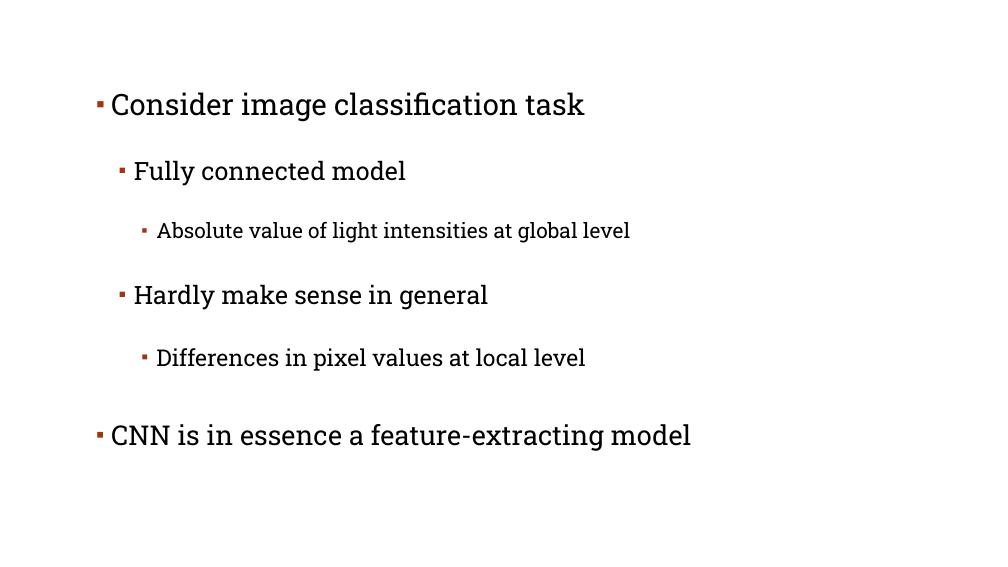
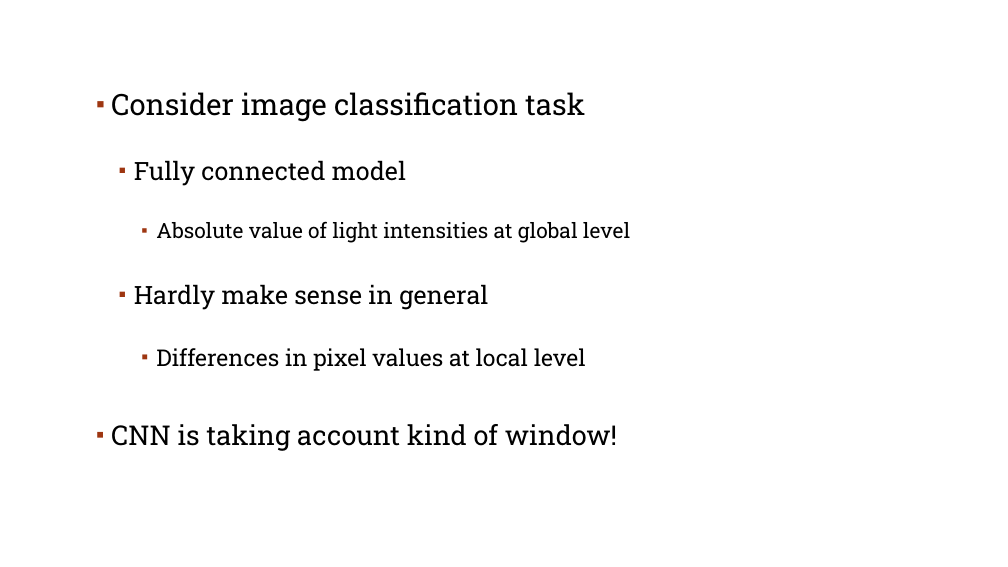
Before and after one commit to YeabinMoonEcon/BUS211, a slide deck: slide 4 of Summer2023/BUS243/lecture_note/lecture8.pptx. Drawn at 1008x567 pixels with LibreOffice and Linux fonts; fonts in the diff are those of the drawing; background and template pictures are left out. Boxes give left, top, right and bottom in pixels: in the first picture for what was removed or moved away, otherwise in the second. Text is boxed around its words. In the diff, an @@ line names an element or a change of style, - is before the commit and + after.

```diff
--- a/Summer2023/BUS243/lecture_note/lecture8.pptx
+++ b/Summer2023/BUS243/lecture_note/lecture8.pptx
@@ text at <box>111,424,617,451</box>: text changed @@
-▪ CNN is in essence a feature-extracting model
+▪ CNN is taking account kind of window!
```
Also in this commit, not shown: 4 other slides changed, 1 slide removed.
